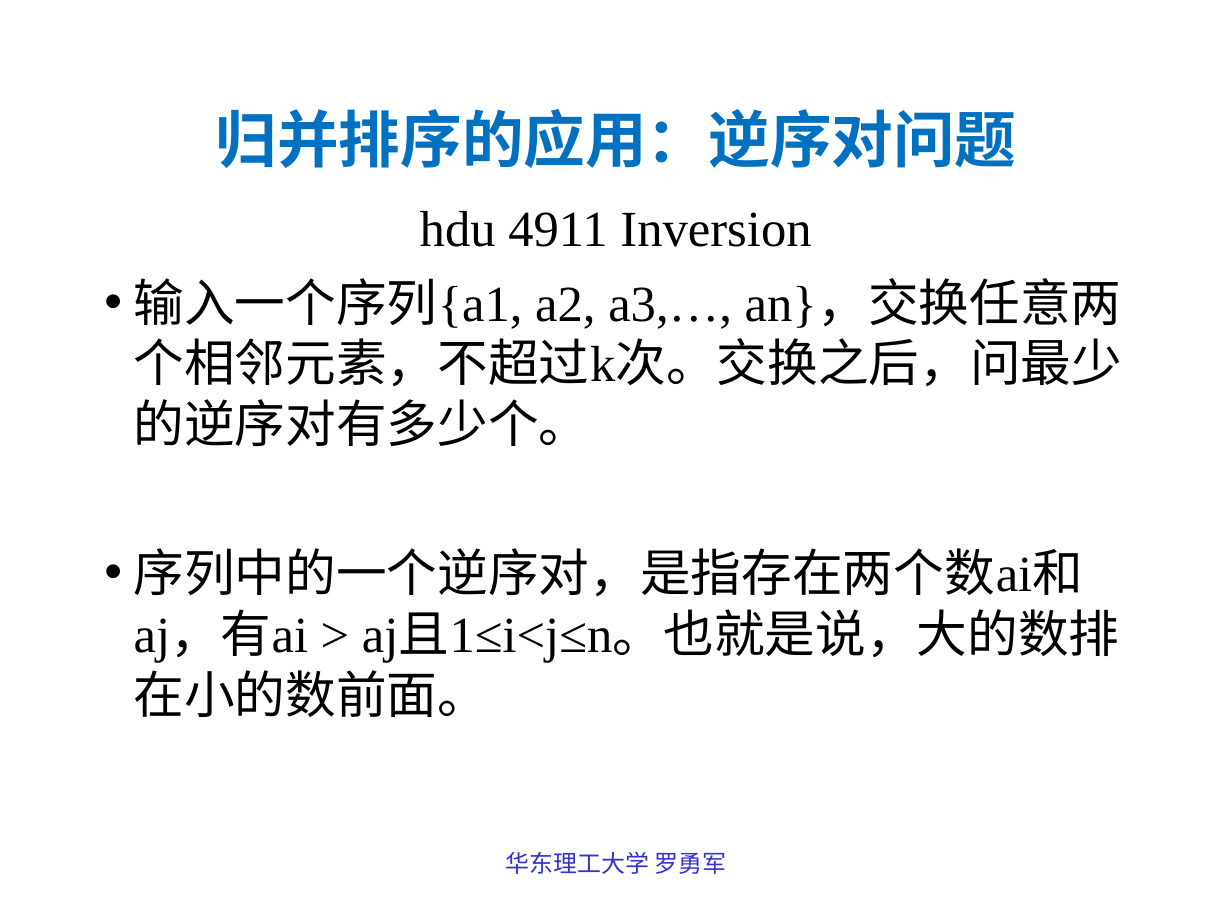
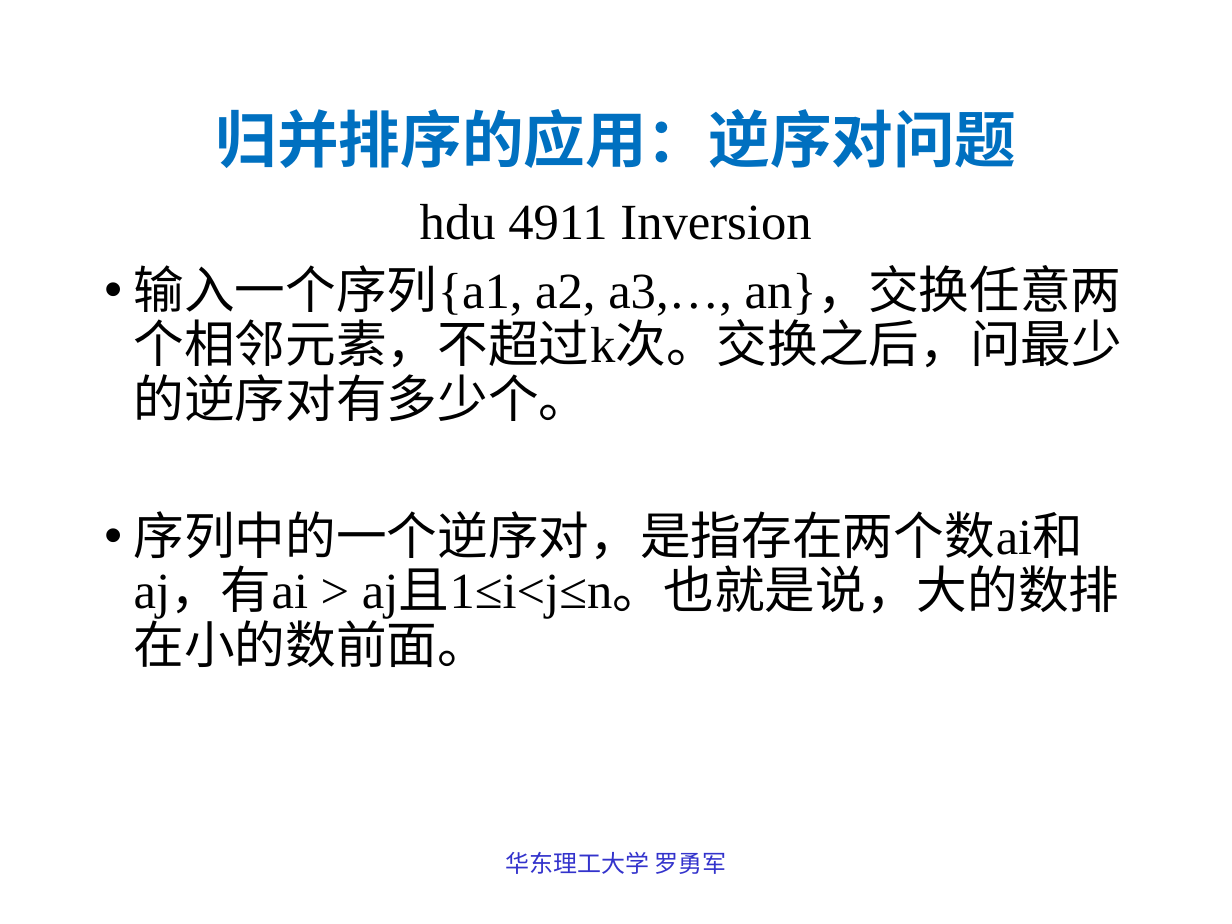
Before and after one commit to luoyongjun999/code, a slide deck: slide 56 of 第6章基础算法思想.ppt. Drawn at 1232x924 pixels with LibreOffice and Linux fonts; fonts in the diff are those of the drawing. Boxes give left, top, right and bottom in pixels: in the first picture for what was removed or moved away, otherwise in the second. Text is boxed around its words. In the diff, an @@ line names an element or a change of style, - is before the commit and + after.

```diff
--- a/第6章基础算法思想.ppt
+++ b/第6章基础算法思想.ppt
@@ text "hdu 4911 Inversion" at box(134, 204, 1122, 667): line spacing 1 to 0.9 @@
```
Also in this commit, not shown: 2 other slides changed, 9 other files.
